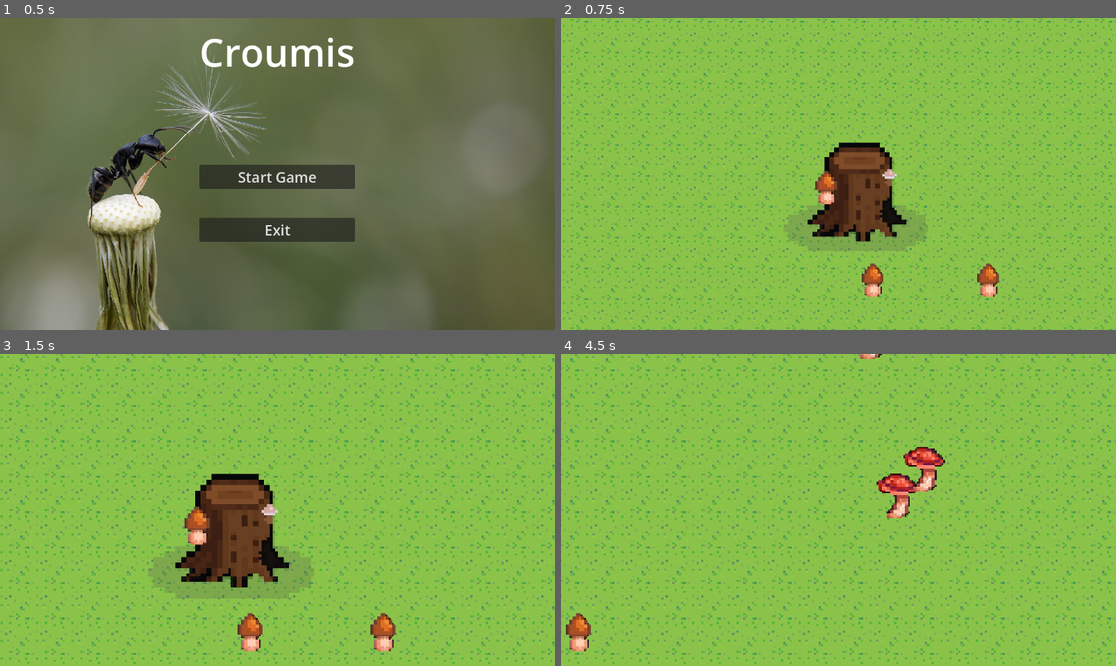
Above: before the commit, frames 1-4 (two rows, left to right).
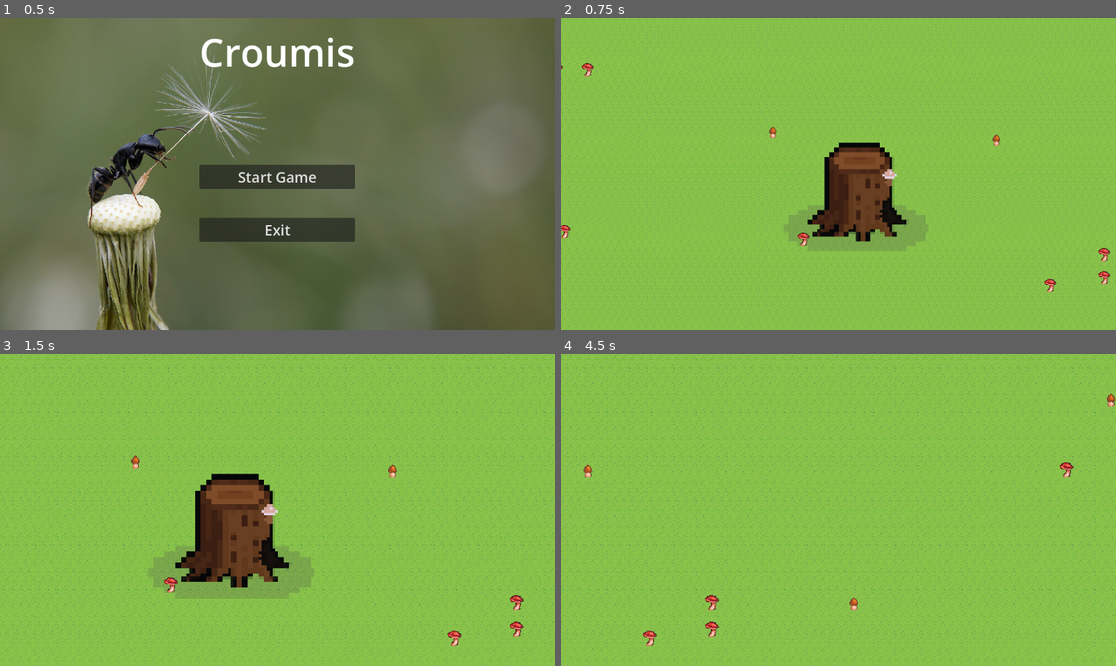
Above: after the commit, the same moments.

Repository: lotuscramoisi/Croumis
Game: Godot game, scene res://scene/main_menu.tscn
Two runs of this game, one before a commit and one after it. Both use one fixed random seed, a clock stepped at 60 frames per second and the inputs below.
Inputs (mouse positions are in pixels of both pictures, inside the frame that each line leads up to):
- Up to frame 1 (0.5 s): no input
- Up to frame 2 (0.75 s): click "Start Game" at 0.5 s
- Up to frame 3 (1.5 s): tap Enter at 1.25 s; move the mouse to (399, 494) at 1.27 s; hold D (input_right) from 1.28 s (still down); tap Mouse wheel down (input_scroll_down) at 1.35 s
- Up to frame 4 (4.5 s): move the mouse to (727, 525) at 2.02 s; release D (input_right) at 2.03 s; hold S (input_down) 2.03-2.78 s; tap Mouse wheel up (input_scroll_up) at 2.1, 3.6 s; move the mouse to (894, 441) at 2.77 s; hold D (input_right) 2.78-3.53 s; tap Mouse wheel down (input_scroll_down) at 2.85, 4.35 s; move the mouse to (810, 572) at 3.52 s; hold W (input_up) 3.53-4.28 s; move the mouse to (1005, 556) at 4.27 s; hold A (input_left) from 4.28 s (still down)

Frame 1 is identical in both runs. In frame 2, 13% of the frame differs, in the area x 0-100%, y 0-100%; in frame 3, 14%; in frame 4, 15%.

Commit message:
implémentation recupération de nourriture

Diff:
--- a/code/AntHandling.gd
+++ b/code/AntHandling.gd
@@ -1,8 +1,8 @@
 extends CharacterBody2D
 
-enum State { WANDERING, HUNTING, RETURNING}
+enum State { WANDERING, HUNTING, RETURNING,COLLECTING}
 
-@export var LIFESPAN: float = 100
+@export var LIFESPAN: float = 1000
 @export var SPEED: float = 60
 
 var age: float = 0
@@ -11,6 +11,8 @@
 var base_position = Vector2.ZERO
 var motivation_to_explore = 0
 var global_energy = 0
+var is_in_front_of = null
+var is_transporting = null
 
 @export var pheromone: PackedScene
 @export var pheromone_parent: Node2D
@@ -32,17 +34,20 @@
 		State.RETURNING:
 			return_behavior()
 
-	move_and_slide()
+	if current_state != State.COLLECTING: #the ant stop moving when collecting
+		move_and_slide()
 
+		# Flip the sprite when changing direction
+		if velocity.length() > 0:
+			rotation = velocity.angle() + PI / 2
 
-	for i in get_slide_collision_count():
-		var collision = get_slide_collision(i)
-		var collider = collision.get_collider()
-		print("Collision avec :", collider.name)
-
-	# Flip the sprite when changing direction
-	if velocity.length() > 0:
-		rotation = velocity.angle() + PI / 2
+		if get_slide_collision_count():
+			var collision = get_slide_collision(0)
+			var collider = collision.get_collider()
+			is_in_front_of = collider.name
+			if !is_transporting and is_in_front_of == "food":
+				current_state = State.COLLECTING
+				collect_behavior(collision,collider)
 
 func is_alive(delta):
 	age += delta
@@ -83,6 +88,7 @@
 
 	# If close to base, reset to wandering
 	if position.distance_to(base_position) < 100:
+		is_transporting = null
 		current_state = State.WANDERING
 
 func pick_direction_using_pheromons():
@@ -123,8 +129,23 @@
 	current_state = State.HUNTING
 	target_position = target
 
+func collect_behavior(collision, collider):
+	print("Collision avec :", collider.name)
+
+	await get_tree().create_timer(3.0).timeout
+	#if collider.has_method("was_eaten"):
+	collider.was_eaten(collision.get_position())
+	is_transporting = is_in_front_of
+	is_in_front_of = null
+	current_state = State.RETURNING
+
 func spawn_phero():
-	GlobalPheromon.increase_value(position.x,position.y,1)
+	if is_transporting:
+		GlobalPheromon.increase_value(position.x,position.y,10)
+	elif current_state == State.RETURNING:
+		GlobalPheromon.increase_value(position.x,position.y,-5)
+	else:
+		GlobalPheromon.increase_value(position.x,position.y,1)
 
 
 	if pheromone:
--- a/code/food.gd
+++ b/code/food.gd
@@ -1,12 +1,36 @@
 extends TileMapLayer
 
-var map_lens : int = 100
+var map_lens : int = 500
+var dico_of_food = {}
 
 # Called when the node enters the scene tree for the first time.
 func _ready() -> void:
-	for i in 200:
-		set_cell(Vector2i(randi_range(0,100) -map_lens/2,randi_range(0,100)-map_lens/2),0 ,Vector2i(randi_range(0,2),0))
+	for i in 1200:
+		set_cell(Vector2i(randi_range(0,map_lens) -map_lens/2,randi_range(0,map_lens)-map_lens/2),0 ,Vector2i(randi_range(0,2),0))
+
+	for food_position in get_used_cells():
+		dico_of_food[food_position] = 100
 
 # Called every frame. 'delta' is the elapsed time since the previous frame.
 func _process(delta: float) -> void:
 	pass
+
+func was_eaten(food_position: Vector2i):
+	var food_map_position: Vector2i = local_to_map(food_position)
+
+	# Liste des positions à tester (d'abord la position principale, puis les voisines)
+	var positions_to_check = [
+		food_map_position,
+		food_map_position + Vector2i(1, 0),  # Droite
+		food_map_position + Vector2i(0, 1),  # Bas
+		food_map_position + Vector2i(-1, 0), # Gauche
+		food_map_position + Vector2i(0, -1)  # Haut
+		]
+
+	# Vérifie quelle position est présente dans le dictionnaire
+	for pos in positions_to_check:
+		if pos in dico_of_food:
+			dico_of_food[pos] -= 10  # Diminue la quantité de nourriture
+			if dico_of_food[pos] <= 0:
+				erase_cell(pos)  # Supprime la cellule si elle est complètement manger
+			break  # Une seule position doit être affectée, donc on sort de la boucle
--- a/code/map.gd
+++ b/code/map.gd
@@ -1,6 +1,6 @@
 extends TileMapLayer
 
-var map_lens : int = 100
+var map_lens : int = 500
 
 # Called when the node enters the scene tree for the first time.
 func _ready() -> void:
--- a/scene/ant.tscn
+++ b/scene/ant.tscn
@@ -9,6 +9,7 @@
 height = 46.0
 
 [node name="CharacterBody2D" type="CharacterBody2D"]
+scale = Vector2(0.2, 0.2)
 script = ExtResource("1_7b4hm")
 pheromone = ExtResource("2_a2l3m")
 
--- a/scene/game.tscn
+++ b/scene/game.tscn
@@ -94,6 +94,7 @@
 3:15/0 = 0
 
 [sub_resource type="TileSet" id="TileSet_t22nr"]
+tile_shape = 2
 physics_layer_0/collision_layer = 1
 physics_layer_0/collision_mask = 2
 sources/2 = SubResource("TileSetAtlasSource_wy2g6")
@@ -129,20 +130,18 @@
 [node name="camera" parent="." instance=ExtResource("4_82kjx")]
 
 [node name="SpawnerAnts" type="Node2D" parent="." node_paths=PackedStringArray("tilemap", "enemy_parent")]
+scale = Vector2(0.5, 0.5)
 script = ExtResource("4_mn7sr")
 tilemap = NodePath("../map")
 ant = ExtResource("4_48y5i")
 enemy_parent = NodePath(".")
 
 [node name="Timer" type="Timer" parent="SpawnerAnts"]
-wait_time = 30.0
 autostart = true
 
 [node name="map" type="TileMapLayer" parent="."]
 light_mask = 3
 visibility_layer = 3
-position = Vector2(8, 6)
-scale = Vector2(4, 4)
 tile_set = SubResource("TileSet_t22nr")
 script = ExtResource("5_j048g")
 
@@ -152,6 +151,5 @@
 texture = ExtResource("6_to4ab")
 
 [node name="food" type="TileMapLayer" parent="."]
-scale = Vector2(3, 3)
 tile_set = SubResource("TileSet_wkglk")
 script = ExtResource("8_i2nhk")
--- a/scene/pheromone.tscn
+++ b/scene/pheromone.tscn
@@ -4,6 +4,7 @@
 
 [node name="pheromone" type="Node2D"]
 z_index = 2
+scale = Vector2(0.2, 0.2)
 
 [node name="Sprite2D" type="Sprite2D" parent="."]
 position = Vector2(4, 8)
